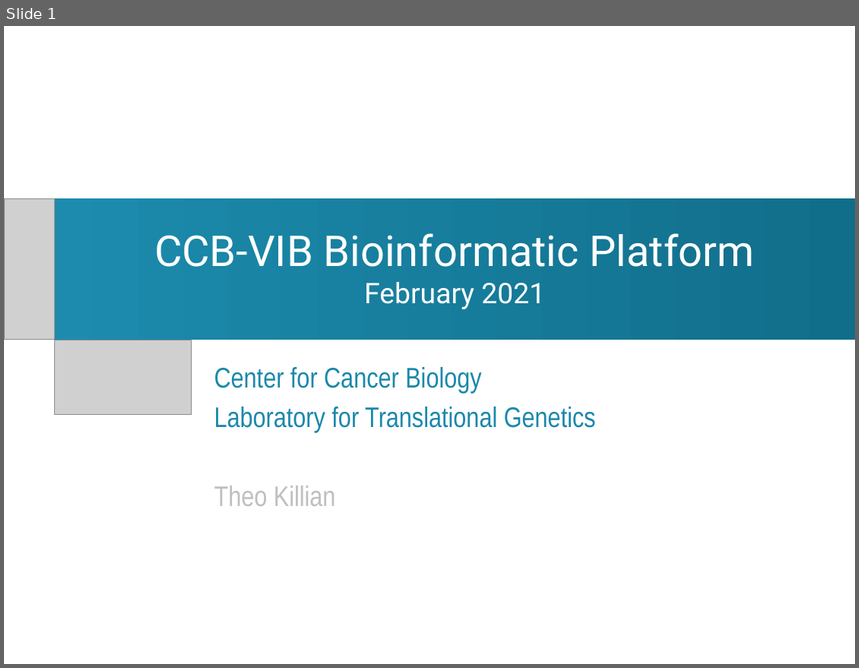
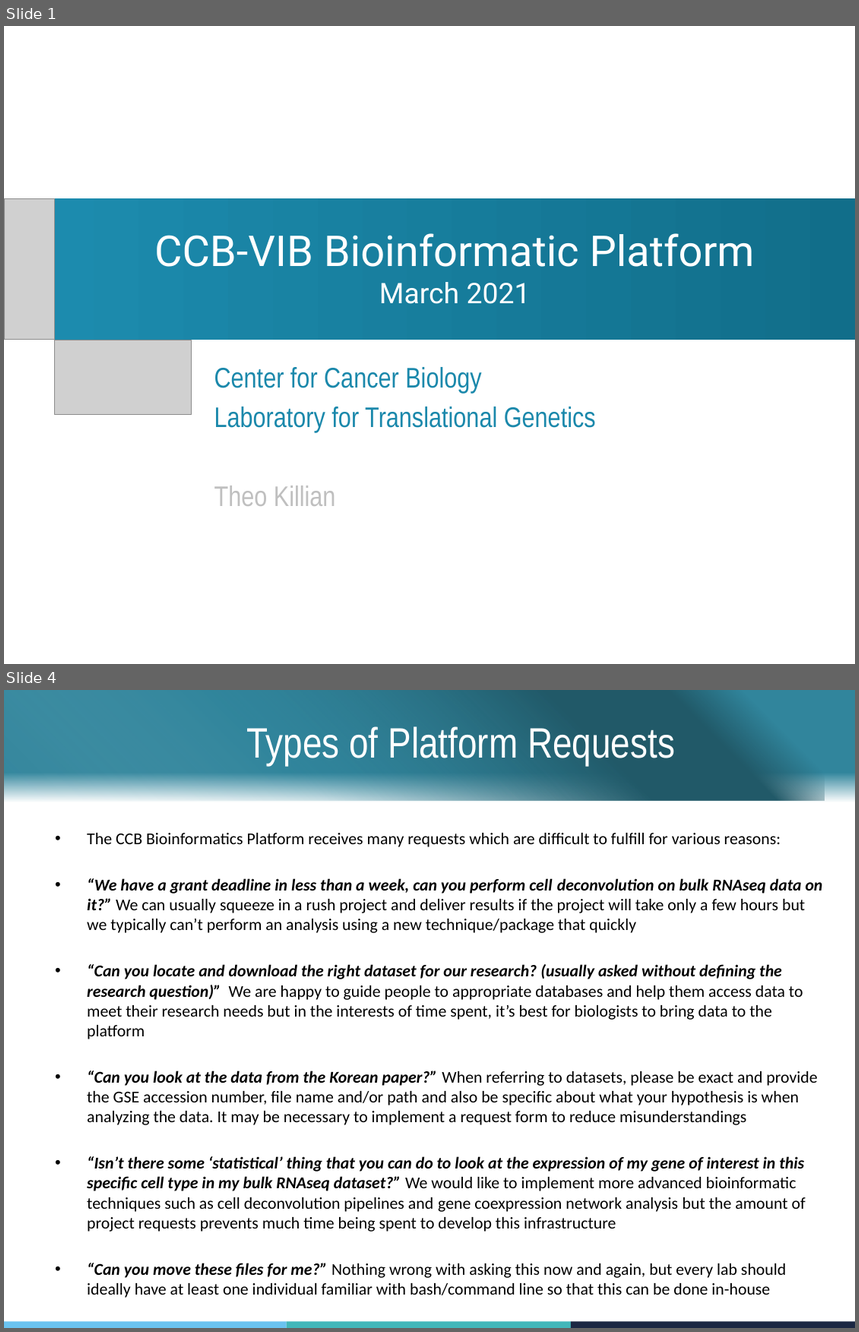
Before and after one commit to ccb-vib/ccb_project_management, a slide deck: group_leaders_presentation.pptx. Shown one above the other, each under a label of ours: slide 1 before the commit, slides 1 and 4 after it; the slides between them are not shown. The pictures are 859x668 and 859x1332 pixels, drawn with LibreOffice and Linux fonts; fonts in the diff are those of the drawing; grey boxes stand for pictures; background and template pictures are left out. Boxes give left, top, right and bottom in pixels: in the first picture for what was removed or moved away, otherwise in the second. Text is boxed around its words. In the diff, an @@ line names an element or a change of style, - is before the commit and + after.

Commit message:
19 march changes

```diff
--- a/group_leaders_presentation.pptx
+++ b/group_leaders_presentation.pptx
@@ slide 4 added at (x1=4, y1=690, x2=855, y2=1328), background #FFFFFF @@
@@ rectangle added at (x1=4, y1=690, x2=855, y2=803), fill gradient #FFFFFF to #31859C @@
@@ rectangle added at (x1=4, y1=690, x2=825, y2=801), fill gradient #FFFFFF to #31859C to #215968 @@
@@ title added at (x1=246, y1=726, x2=675, y2=765), 36 pt, text #FFFFFF @@
+Types of Platform Requests
@@ text added at (x1=87, y1=833, x2=823, y2=1298), 14 pt, text #000000 @@
+• The CCB Bioinformatics Platform receives many requests which are difficult to fulfill for various reasons:
+• “We have a grant deadline in less than a week, can you perform cell deconvolution on bulk RNAseq data on it?” We can usually squeeze in a rush project and deliver results if the project will take only a few hours but we typically can’t perform an analysis using a new technique/package that quickly
+• “Can you locate and download the right dataset for our research? (usually asked without defining the research question)” We are happy to guide people to appropriate databases and help them access data to meet their research needs but in the interests of time spent, it’s best for biologists to bring data to the platform
+• “Can you look at the data from the Korean paper?” When referring to datasets, please be exact and provide the GSE accession number, file name and/or path and also be specific about what your hypothesis is when analyzing the data. It may be necessary to implement a request form to reduce misunderstandings
+• “Isn’t there some ‘statistical’ thing that you can do to look at the expression of my gene of interest in this specific cell type in my bulk RNAseq dataset?” We would like to implement more advanced bioinformatic techniques such as cell deconvolution pipelines and gene coexpression network analysis but the amount of project requests prevents much time being spent to develop this infrastructure
+• “Can you move these files for me?” Nothing wrong with asking this now and again, but every lab should ideally have at least one individual familiar with bash/command line so that this can be done in-house
@@ rectangle added at (x1=4, y1=1322, x2=287, y2=1328), fill #6AC3F0 @@
@@ rectangle added at (x1=287, y1=1322, x2=571, y2=1328), fill #42B7BA @@
@@ rectangle added at (x1=571, y1=1322, x2=855, y2=1328), fill #1B2743 @@
@@ slide 1 changed as well @@
@@ title at (x1=154, y1=233, x2=755, y2=304): text changed @@
-CCB-VIB Bioinformatic Platform
-February 2021
+CCB-VIB Bioinformatic Platform
+March 2021
```
Also in this commit, not shown: 3 other slides changed, 1 other slide added, 2 other files.
